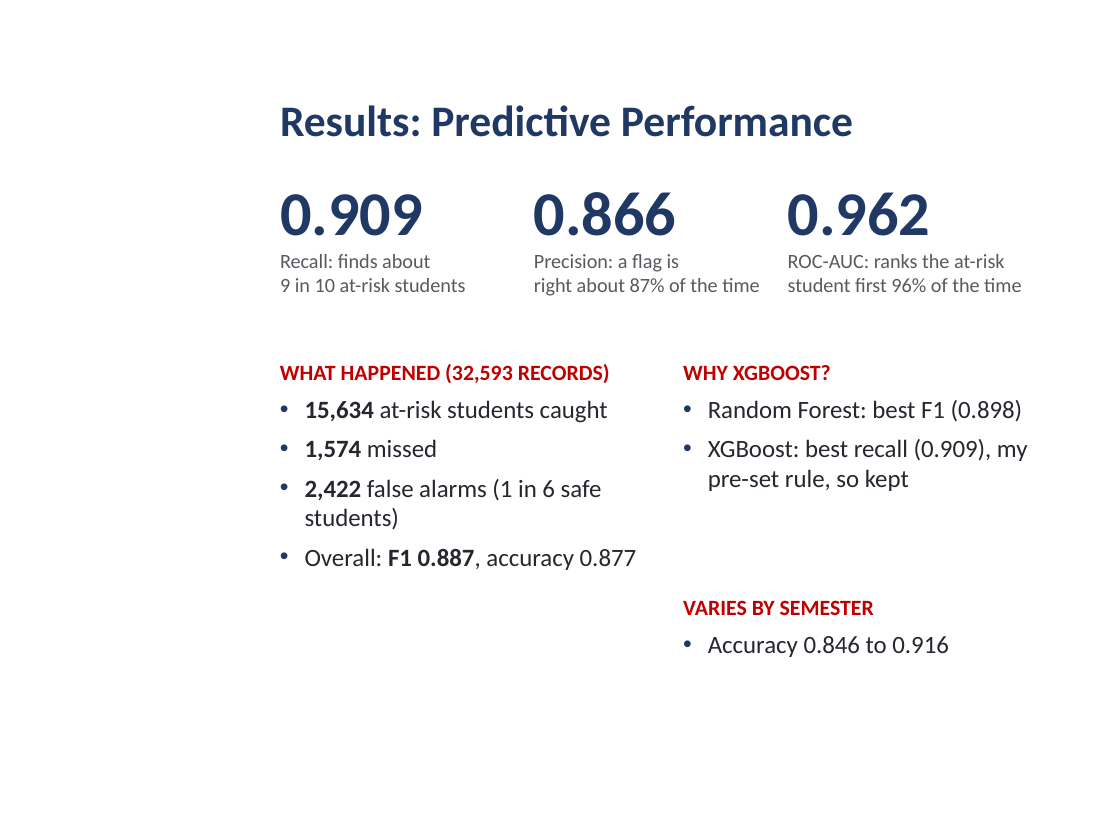
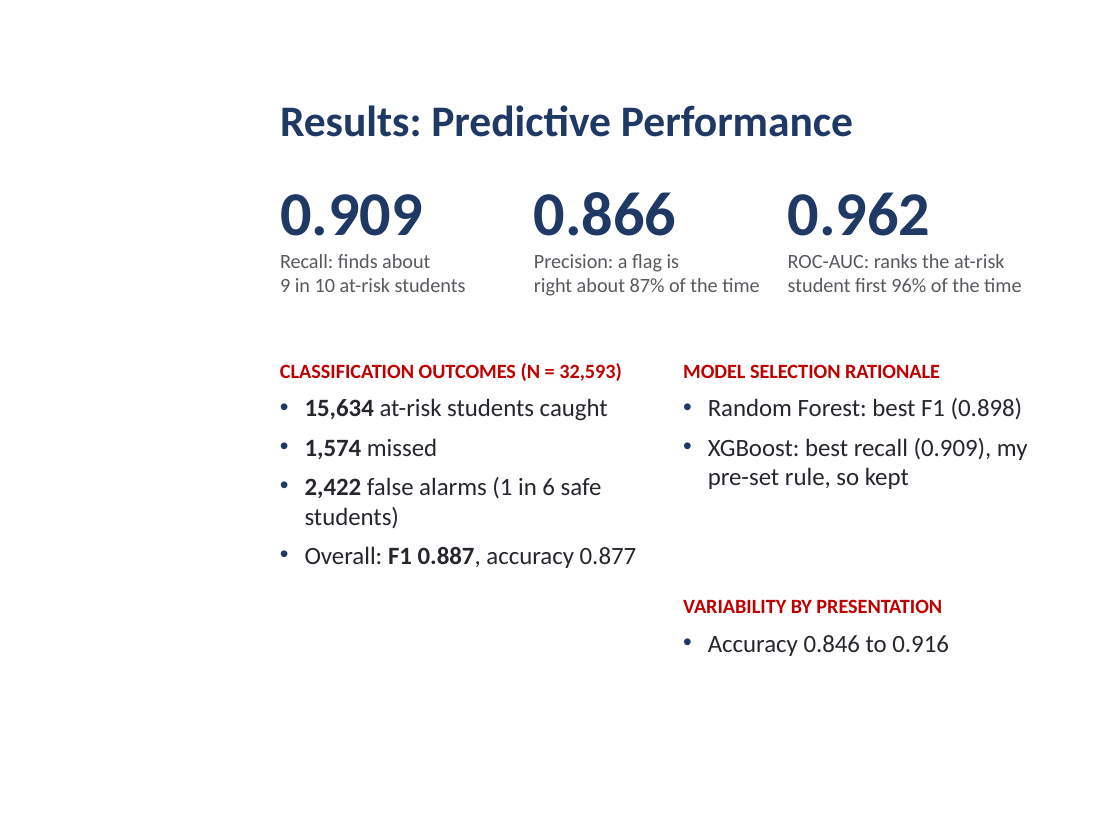
Before and after one commit to daniel-larry/python-run-result, a slide deck: slide 8 of Internal_Defense_Presentation.pptx. Drawn at 1120x840 pixels with LibreOffice and Linux fonts; fonts in the diff are those of the drawing; background and template pictures are left out. Boxes give left, top, right and bottom in pixels: in the first picture for what was removed or moved away, otherwise in the second. Text is boxed around its words. In the diff, an @@ line names an element or a change of style, - is before the commit and + after.

```diff
--- a/Internal_Defense_Presentation.pptx
+++ b/Internal_Defense_Presentation.pptx
@@ text at <box>280,363,622,381</box>: text changed; size 14 to 13 pt @@
-WHAT HAPPENED (32,593 RECORDS)
+CLASSIFICATION OUTCOMES (N = 32,593)
@@ text at <box>683,364,940,378</box>: text changed; size 14 to 13 pt @@
-WHY XGBOOST?
+MODEL SELECTION RATIONALE
@@ text at <box>683,599,942,613</box>: text changed; size 14 to 13 pt @@
-VARIES BY SEMESTER
+VARIABILITY BY PRESENTATION
```
Also in this commit, not shown: 9 other slides changed.
